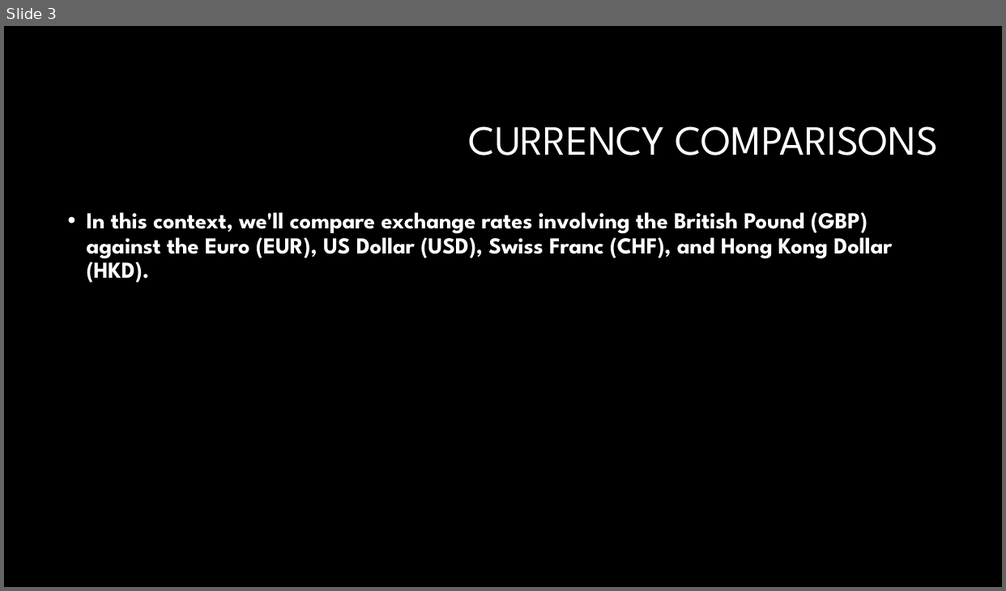
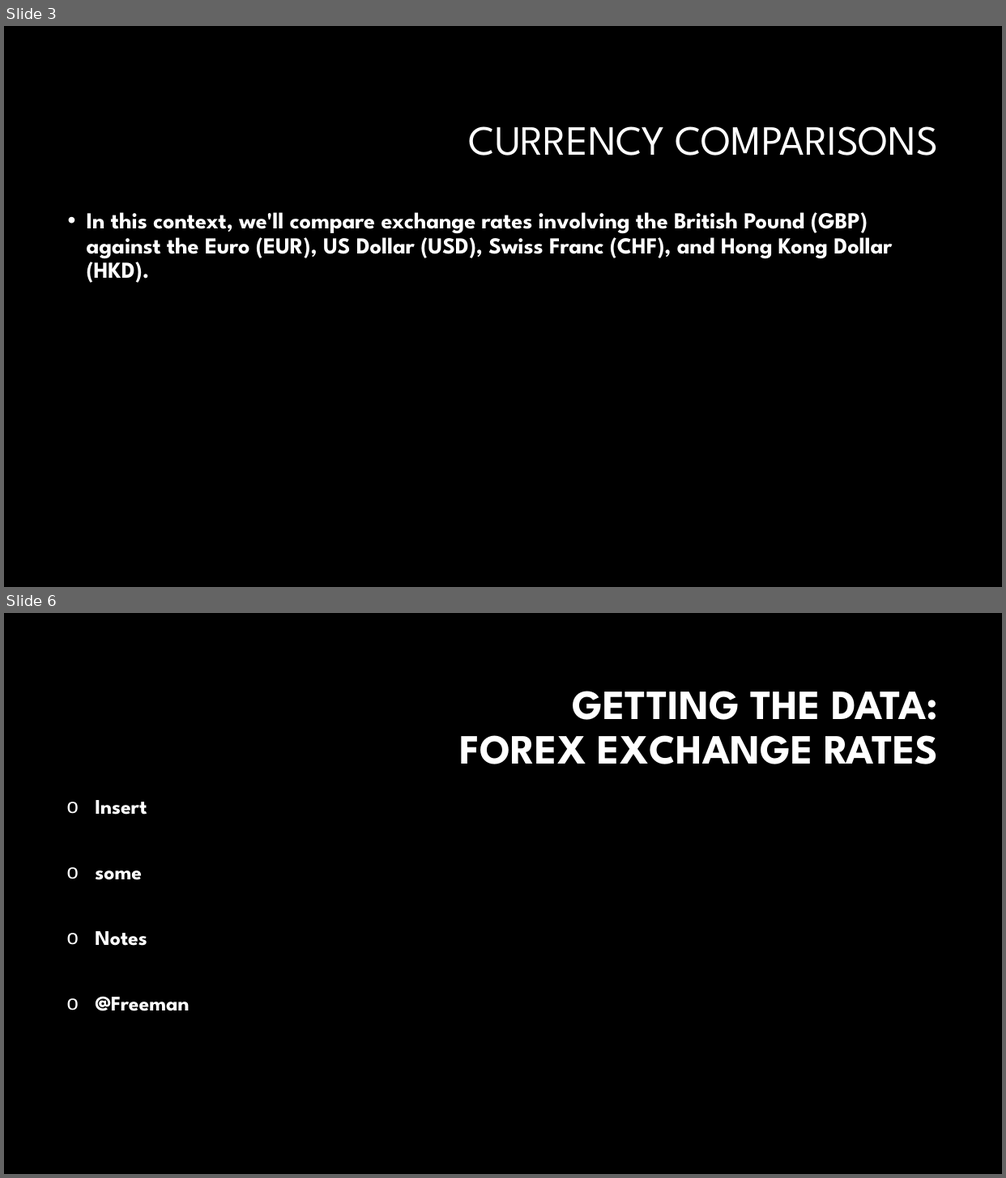
Before and after one commit to AliAlzaidy1/ABgroup_project, a slide deck: Forex Presentation.pptx. Shown one above the other, each under a label of ours: slide 3 before the commit, slides 3 and 6 after it; the slides between them are not shown. The pictures are 1006x591 and 1006x1178 pixels, drawn with LibreOffice and Linux fonts; fonts in the diff are those of the drawing; background and template pictures are left out. Boxes give left, top, right and bottom in pixels: in the first picture for what was removed or moved away, otherwise in the second. Text is boxed around its words. In the diff, an @@ line names an element or a change of style, - is before the commit and + after.

```diff
--- a/Forex Presentation.pptx
+++ b/Forex Presentation.pptx
@@ slide 6 added at [4, 613, 1002, 1174], background #000000 @@
@@ title added at [460, 691, 938, 764], 40 pt, text #FFFFFF, bold @@
+GETTING THE DATA:
+FOREX EXCHANGE RATES
@@ text added at [95, 800, 189, 1012], 20 pt, text #FFFFFF, bold @@
+o Insert
+o some
+o Notes
+o @Freeman
```
Also in this commit, not shown: 4 other slides added.
